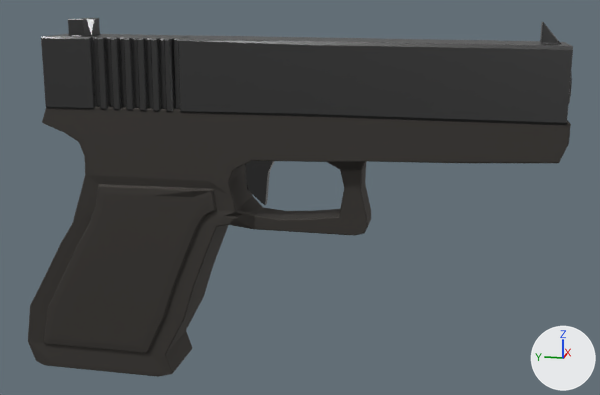
An edit to the Blender file Assets/modles/oHHHH NOOHHH NOOOO2142121314213.blend, drawn before and after from the same camera.
The view is the same before and after, from a 50 mm camera at (-7.95, -1.97, 1.77) aimed at (0.06, -0.37, -0.24). The axes (+X, +Y, +Z) are drawn at lower right. The lights are the same throughout.
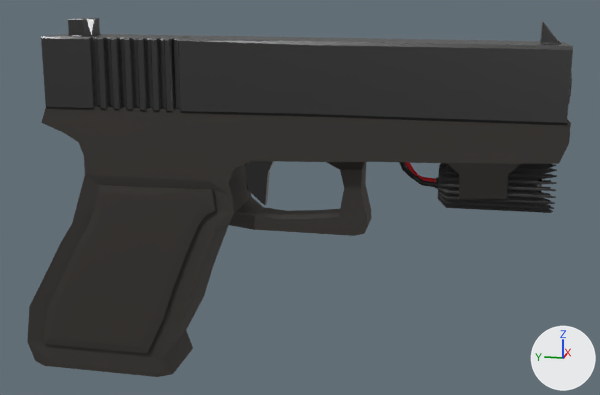
Boxes [x1, y1, x2, y2] around the edits, measured in the pictures (600 x 395 px; the box of a moved part takes in the faces that stretch with it):
'Cube', reshaped
    before: [28, 106, 571, 377]
    after: [27, 106, 571, 377]
'Cylinder.001', added
    after: [438, 163, 557, 213]
'Cylinder.002', added
    after: [399, 162, 435, 187]
'Cylinder.004', added
    after: [405, 162, 436, 182]
'Cylinder.005', added
    after: [537, 180, 539, 193]
part 1 of me_cube, moved or reshaped
    before: [154, 118, 570, 229]
    after: [154, 118, 571, 229]

Edits to the bpy script that builds the scene:
```text
Change me_cube:
    used by ob_cube; location = (0.0, 1.59, -1.192); rotation_euler = (-0.00631, 0.0, -3.142), in degrees (-0.4, 0, -180)
    remove me_cube.from_pydata(...)  # 269 vertices, 247 faces, 1 loose edge; spans x 0.0..0.39, y -0.95..4.46, z -0.96..1.87
    add me_cube.from_pydata(...)  # 275 vertices, 241 faces, 1 loose edge; spans x 0.0..0.36, y -0.95..4.46, z -0.96..1.87
    me_cube part 1
    15 vertices are removed from x 0.0..0.33, y 1.27..3.52, z 0.73..1.47
    34 faces are deleted
    1 vertex moves from x 0.39, y 0.96, z 1.09 to x 0.36, y 0.96, z 1.09
    21 vertices are added at x 0.0..0.34, y 1.32..4.07, z 0.67..1.69
    28 new faces join them
Add ob_cylinder_005:
    ob_cylinder_005 = bpy.data.objects.new('Cylinder.005', me_cylinder_009)  # 140 vertices, 72 faces; spans x -1.0..1.0, y -1.0..1.0, z -1.0..1.0; in mat_material_002 (dark grey #585858)
    ob_cylinder_005.parent = ob_cylinder_001
    ob_cylinder_005.location = (0.0, -2.643, 0.0)
    ob_cylinder_005.rotation_euler = (1.571, 3.142, 0.0)  # degrees (90, 180, 0)
    ob_cylinder_005.scale = (0.146, 0.146, 0.0244)
Add ob_cylinder_001:
    ob_cylinder_001 = bpy.data.objects.new('Cylinder.001', me_cylinder_002)  # 232 vertices, 164 faces; spans x -1.5..1.5, y -1.5..1.5, z -1.0..1.36; in mat_material_005 (dark grey #6e6e6e)
    ob_cylinder_001.parent = ob_cube
    ob_cylinder_001.location = (0.0, -2.197, 0.0)
    ob_cylinder_001.rotation_euler = (1.571, 0.0, 0.0)  # degrees (90, 0, 0)
    ob_cylinder_001.scale = (0.164, 0.164, 0.452)
Add ob_cylinder_002:
    ob_cylinder_002 = bpy.data.objects.new('Cylinder.002', me_cylinder_008)  # 490 vertices, 422 faces; spans x -1.74..4.47, y -1.0..13.72, z -1.0..2.94; in mat_material_006 (black #000000)
    ob_cylinder_002.parent = ob_cylinder_001
    ob_cylinder_002.location = (-0.0746, -1.643, -0.0127)
    ob_cylinder_002.rotation_euler = (-1.592, -3.301, 0.0)  # degrees (-91, -189, 0)
    ob_cylinder_002.scale = (0.0243, 0.0243, 0.0982)
Add ob_cylinder_004:
    ob_cylinder_004 = bpy.data.objects.new('Cylinder.004', me_cylinder_005)  # 490 vertices, 422 faces; spans x -1.74..4.47, y -1.0..13.72, z -1.0..2.94; in mat_material_008 (red #e70019)
    ob_cylinder_004.parent = ob_cylinder_001
    ob_cylinder_004.location = (0.0957, -1.643, -0.013)
    ob_cylinder_004.rotation_euler = (-1.592, -2.344, 0.0)  # degrees (-91, -134, 0)
    ob_cylinder_004.scale = (0.0243, 0.0243, 0.0982)
Add ob_cylinder_003:
    ob_cylinder_003 = bpy.data.objects.new('Cylinder.003', me_cylinder_004)  # 140 vertices, 72 faces; spans x -1.0..1.0, y -1.0..1.0, z -1.0..1.0; in mat_material_001 (black #1d1c1c)
    ob_cylinder_003.parent = ob_cylinder_001
    ob_cylinder_003.location = (0.0942, -1.74, -0.0144)
    ob_cylinder_003.rotation_euler = (-1.592, -2.344, 0.0)  # degrees (-91, -134, 0)
    ob_cylinder_003.scale = (0.0356, 0.0356, 0.0244)
```
